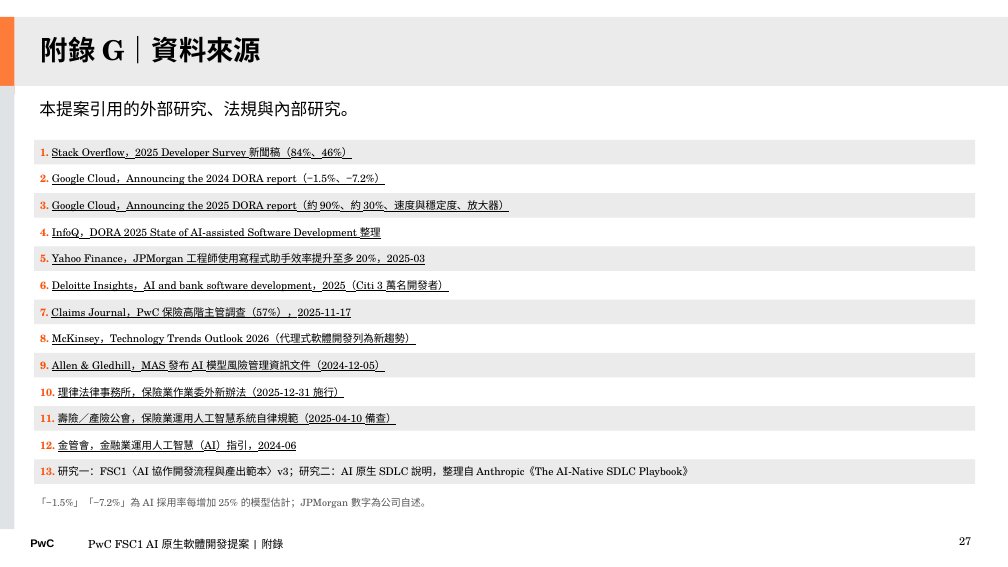
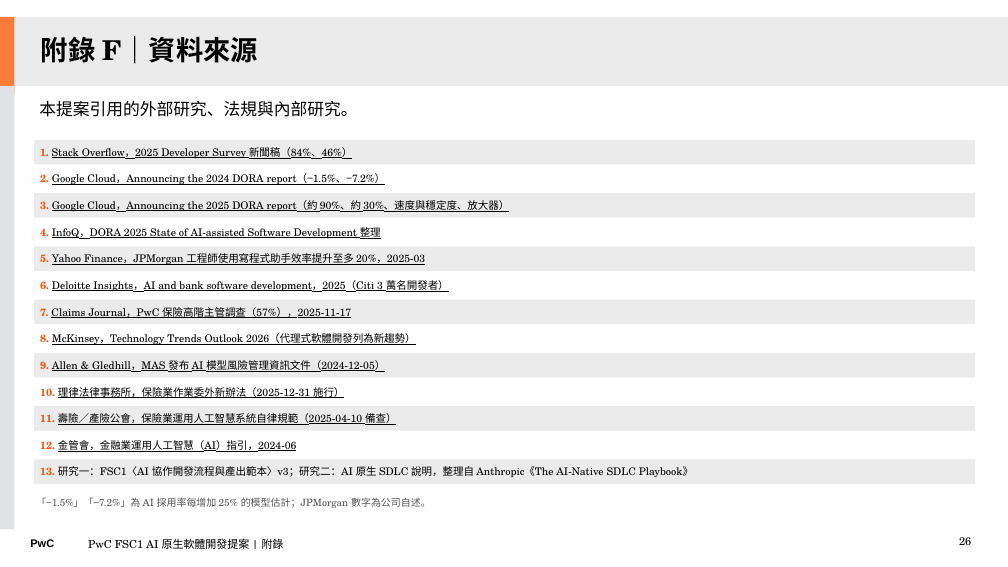
Before and after one commit to Robshao/PwC_FSC1, a slide deck: slide 26 of research/ai-native-sdlc/AI原生軟體開發_合夥人提案簡報.pptx (slide 27 before the commit). Drawn at 1008x567 pixels with LibreOffice and Linux fonts; fonts in the diff are those of the drawing. Boxes give left, top, right and bottom in pixels: in the first picture for what was removed or moved away, otherwise in the second. Text is boxed around its words. In the diff, an @@ line names an element or a change of style, - is before the commit and + after.

```diff
--- a/research/ai-native-sdlc/AI原生軟體開發_合夥人提案簡報.pptx
+++ b/research/ai-native-sdlc/AI原生軟體開發_合夥人提案簡報.pptx
@@ title at (41,36,258,64): text changed @@
-附錄 G｜資料來源
+附錄 F｜資料來源
@@ page number at (959,537,971,545): text changed @@
-27
+26
```
Also in this commit, not shown: 7 other slides changed, 1 slide removed, 5 other files.
